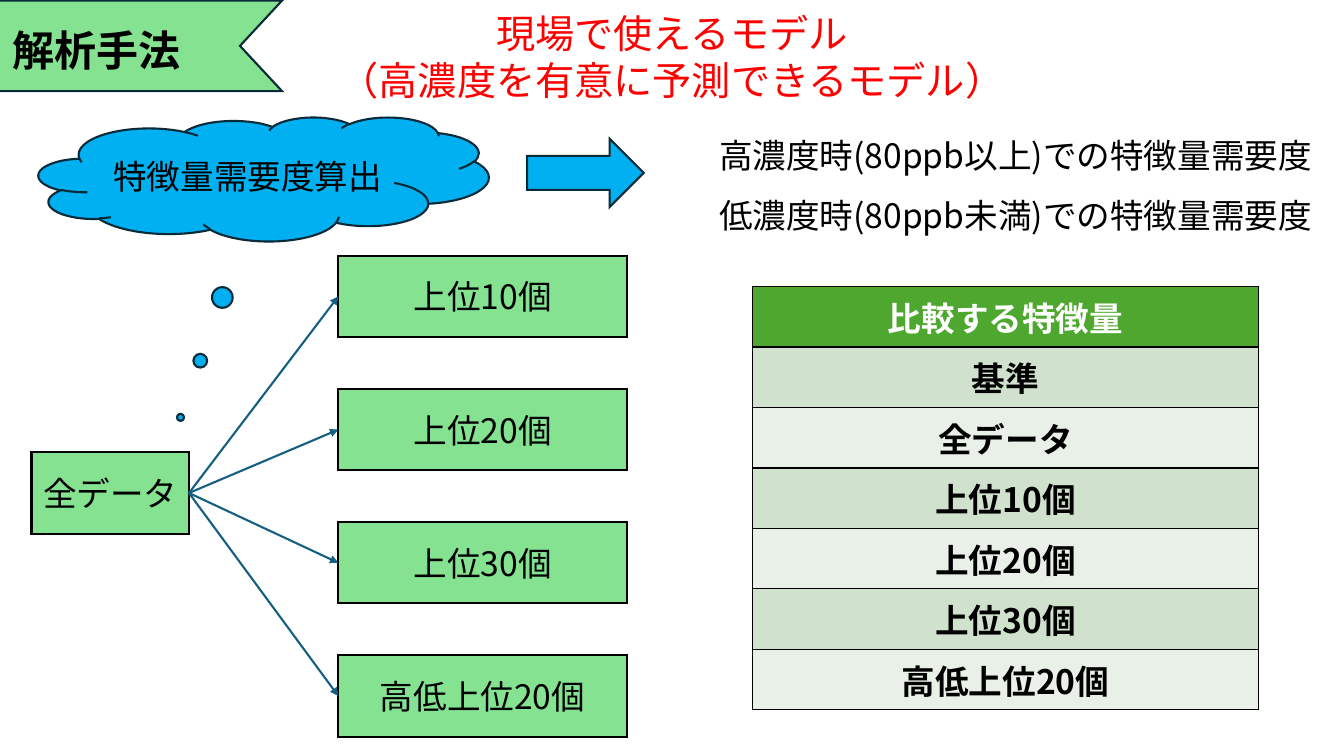
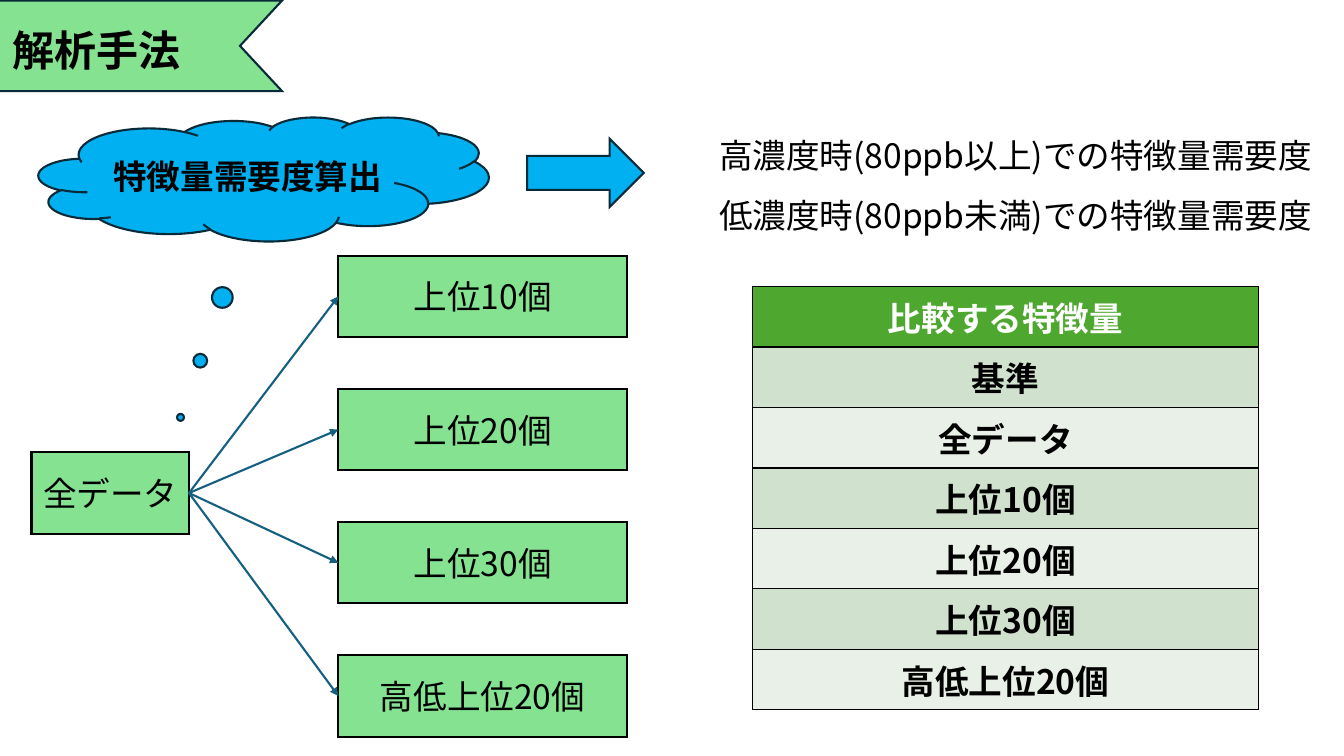
Before and after one commit to Tatsuki0623/lab, a slide deck: slide 6 of out_data/最終発表.pptx (slide 5 before the commit). Drawn at 1344x756 pixels with LibreOffice and Linux fonts; fonts in the diff are those of the drawing. Boxes give left, top, right and bottom in pixels: in the first picture for what was removed or moved away, otherwise in the second. Text is boxed around its words. In the diff, an @@ line names an element or a change of style, - is before the commit and + after.

```diff
--- a/out_data/最終発表.pptx
+++ b/out_data/最終発表.pptx
@@ text removed at [340,14,1005,99] @@
-現場で使えるモデル
-（高濃度を有意に予測できるモデル）
@@ thought cloud "特徴量需要度算出" at [38,117,489,241]: bold on @@
```
Also in this commit, not shown: 5 other slides changed, 4 slides added, 4 other files.
